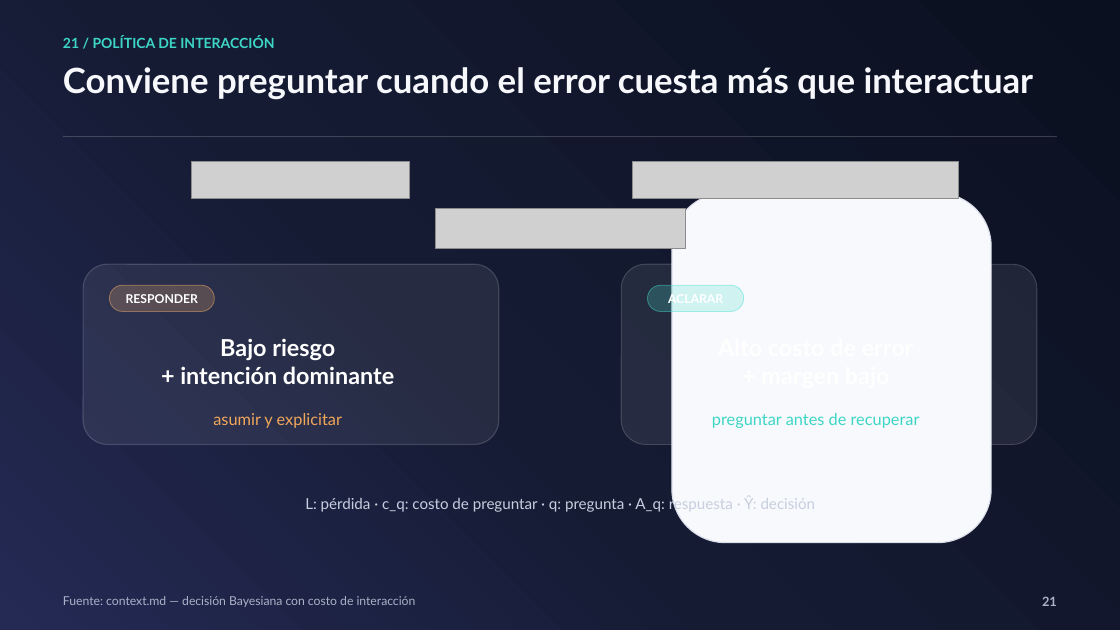
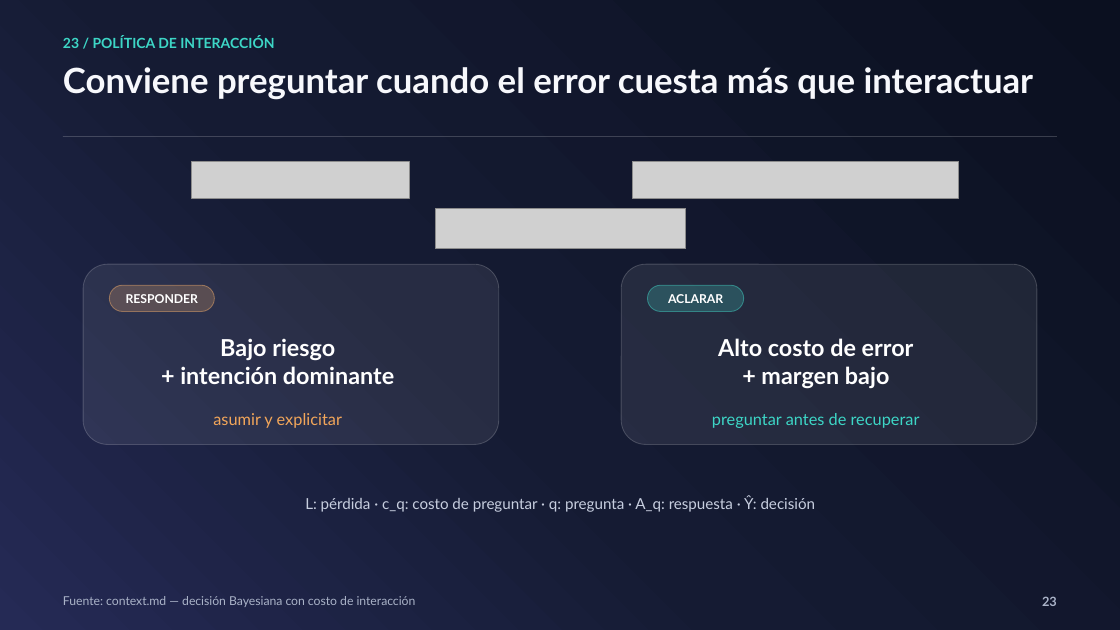
Before and after one commit to kevingomezbcp/Context-engineering, a slide deck: slide 23 of presentation/Context_Engineering_y_Ambiguedad_final_matematica.pptx (slide 21 before the commit). Drawn at 1120x630 pixels with LibreOffice and Linux fonts; fonts in the diff are those of the drawing; grey boxes stand for pictures. Boxes give left, top, right and bottom in pixels: in the first picture for what was removed or moved away, otherwise in the second. Text is boxed around its words. In the diff, an @@ line names an element or a change of style, - is before the commit and + after.

```diff
--- a/presentation/Context_Engineering_y_Ambiguedad_final_matematica.pptx
+++ b/presentation/Context_Engineering_y_Ambiguedad_final_matematica.pptx
@@ text at bbox=[63, 36, 274, 48]: text changed @@
-21 / POLÍTICA DE INTERACCIÓN
+23 / POLÍTICA DE INTERACCIÓN
@@ rounded rectangle removed at bbox=[672, 193, 991, 543] @@
@@ text added at bbox=[718, 338, 914, 389], 20 pt, text #FFFFFF, bold @@
+Alto costo de error
++ margen bajo
@@ text at bbox=[1042, 596, 1057, 606]: text changed @@
-21
+23
```
Also in this commit, not shown: 19 other slides changed, 2 slides added, 14 other files.
